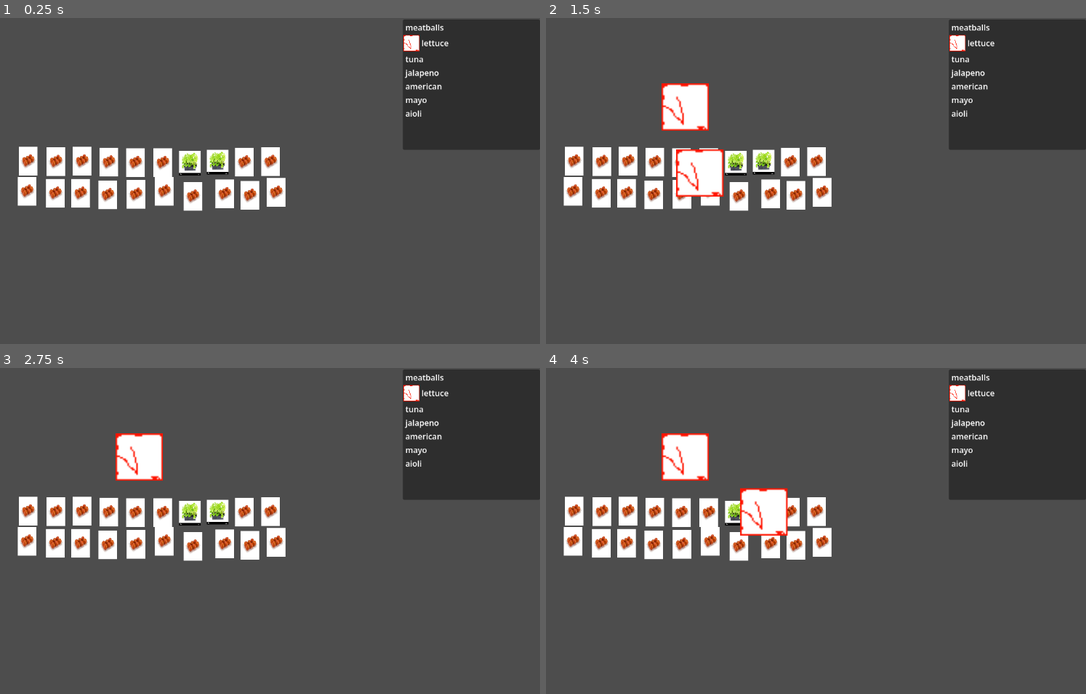
Above: before the commit, frames 1-4 (two rows, left to right).
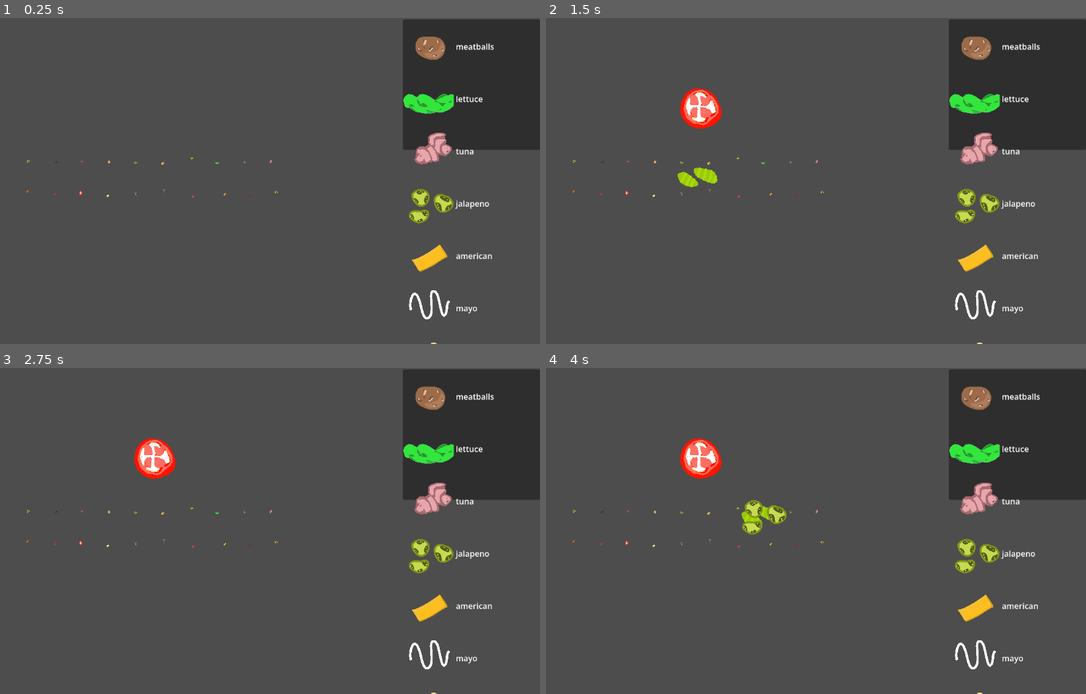
Above: after the commit, the same moments.

Repository: fwu10/github
Game: Godot game, scene res://main.tscn
Two runs of this game, one before a commit and one after it. Both use one fixed random seed, a clock stepped at 60 frames per second and the inputs below. This scene is started directly instead of the project's main scene.
Inputs (mouse positions are in pixels of both pictures, inside the frame that each line leads up to):
- Up to frame 1 (0.25 s): no input
- Up to frame 2 (1.5 s): tap Enter at 0.5 s; drag from (627, 194) to (713, 106) at 0.52 s; tap Space at 1.25 s; drag from (735, 161) to (627, 194) at 1.27 s
- Up to frame 3 (2.75 s): move the mouse to (216, 511) at 2.02 s; click (216, 511) at 2.17 s
- Up to frame 4 (4 s): tap Enter at 2.75 s; drag from (600, 544) to (735, 511) at 2.77 s; drag from (573, 511) to (762, 511) at 3.52 s

The runs differ from the first frame. In frame 1, 9.1% of the frame differs, in the area x 3-92%, y 2-100%; in frame 2, 11%; in frame 3, 10%; in frame 4, 11%.

Commit message:
Added Texture for Moving Ingredients

Diff:
--- a/new-deli/host_ingredient.tscn
+++ b/new-deli/host_ingredient.tscn
@@ -1,30 +1,10 @@
 [gd_scene format=3 uid="uid://dwi7h75gypymq"]
 
 [ext_resource type="Script" uid="uid://c8gp4proalyaa" path="res://ingredient.gd" id="1_0wu4t"]
-[ext_resource type="Texture2D" uid="uid://de03o58u0rwcy" path="res://lettuce_tray.jpg" id="2_qpwhh"]
-[ext_resource type="Texture2D" uid="uid://c3gq12iv0vp4l" path="res://images.jpg" id="3_qpwhh"]
+[ext_resource type="SpriteFrames" uid="uid://dtkcmej3d10qj" path="res://ingredients.tres" id="2_h3hq5"]
 
 [sub_resource type="RectangleShape2D" id="RectangleShape2D_0xm2m"]
 size = Vector2(43.5, 45)
-
-[sub_resource type="SpriteFrames" id="SpriteFrames_qpwhh"]
-animations = [{
-"frames": [{
-"duration": 1.0,
-"texture": ExtResource("2_qpwhh")
-}],
-"loop": true,
-"name": &"lettuce",
-"speed": 5.0
-}, {
-"frames": [{
-"duration": 1.0,
-"texture": ExtResource("3_qpwhh")
-}],
-"loop": true,
-"name": &"tomato",
-"speed": 5.0
-}]
 
 [node name="ingredients" type="Node2D" unique_id=1965745833]
 script = ExtResource("1_0wu4t")
@@ -37,7 +17,7 @@
 [node name="AnimatedSprite2D" type="AnimatedSprite2D" parent="." unique_id=896240070]
 position = Vector2(-0.4999988, 0.49999952)
 scale = Vector2(0.06646059, 0.10359409)
-sprite_frames = SubResource("SpriteFrames_qpwhh")
+sprite_frames = ExtResource("2_h3hq5")
 animation = &"lettuce"
 
 [connection signal="input_event" from="Area2D" to="." method="_on_area_2d_input_event"]
--- a/new-deli/ingredients.tres
+++ b/new-deli/ingredients.tres
@@ -1,12 +1,103 @@
 [gd_resource type="SpriteFrames" format=3 uid="uid://dtkcmej3d10qj"]
 
-[ext_resource type="Texture2D" uid="uid://bacuos4jemb5c" path="res://tomato.png" id="1_g1nhd"]
+[ext_resource type="Texture2D" uid="uid://dh0up10rr627g" path="res://Ingredients_moving/aioli.png" id="1_ih7qk"]
+[ext_resource type="Texture2D" uid="uid://c1i2k6lpouj30" path="res://Ingredients_moving/american.png" id="2_yh3da"]
+[ext_resource type="Texture2D" uid="uid://5o2ca7c8xpm6" path="res://Ingredients_moving/capcicum.png" id="3_rlv7e"]
+[ext_resource type="Texture2D" uid="uid://cme1pc71bhq60" path="res://Ingredients_moving/Cheddar.png" id="4_tivwd"]
+[ext_resource type="Texture2D" uid="uid://m2aic7f8cpfc" path="res://Ingredients_moving/chicken.png" id="5_wnwu1"]
+[ext_resource type="Texture2D" uid="uid://clrtd3s4tkqvf" path="res://Ingredients_moving/edam.png" id="6_b6bwm"]
+[ext_resource type="Texture2D" uid="uid://4w7uiq1wws1c" path="res://Ingredients_moving/hot_sauce.png" id="7_1rknq"]
+[ext_resource type="Texture2D" uid="uid://dubjhboupq734" path="res://Ingredients_moving/jalapeno.png" id="8_5pyf2"]
+[ext_resource type="Texture2D" uid="uid://bofcwf4uols7s" path="res://Ingredients_moving/ketchup.png" id="9_3g12n"]
+[ext_resource type="Texture2D" uid="uid://dskx325yksaoc" path="res://Ingredients_moving/mayo.png" id="10_qvhw5"]
+[ext_resource type="Texture2D" uid="uid://b2ucwx1xik67n" path="res://Ingredients_moving/lettuce.png" id="10_rlv7e"]
+[ext_resource type="Texture2D" uid="uid://c4o4tj0q2u6i2" path="res://Ingredients_moving/meatballs.png" id="11_h1581"]
+[ext_resource type="Texture2D" uid="uid://nsh5ova13nv7" path="res://Ingredients_moving/mustard.png" id="12_pfiov"]
+[ext_resource type="Texture2D" uid="uid://bukj0kan0htu7" path="res://Ingredients_moving/olives.png" id="13_wq0ku"]
+[ext_resource type="Texture2D" uid="uid://bhcagt4cxmerd" path="res://Ingredients_moving/onions.png" id="14_2qwt0"]
+[ext_resource type="Texture2D" uid="uid://bk43fdiq71plu" path="res://Ingredients_moving/pickles.png" id="15_sce2a"]
+[ext_resource type="Texture2D" uid="uid://se77tu4qy3bi" path="res://Ingredients_moving/relish.png" id="16_oxqkd"]
+[ext_resource type="Texture2D" uid="uid://dajv1bqshj03s" path="res://Ingredients_moving/steak.png" id="17_0tr43"]
+[ext_resource type="Texture2D" uid="uid://biwyv5mbr2f16" path="res://Ingredients_moving/tuna.png" id="18_672yf"]
+[ext_resource type="Texture2D" uid="uid://dsrfrcrtoerl5" path="res://Ingredients_moving/tomato.png" id="18_ih7qk"]
 
 [resource]
 animations = [{
 "frames": [{
 "duration": 1.0,
-"texture": ExtResource("1_g1nhd")
+"texture": ExtResource("1_ih7qk")
+}],
+"loop": true,
+"name": &"aioli",
+"speed": 5.0
+}, {
+"frames": [{
+"duration": 1.0,
+"texture": ExtResource("2_yh3da")
+}],
+"loop": true,
+"name": &"american",
+"speed": 5.0
+}, {
+"frames": [{
+"duration": 1.0,
+"texture": ExtResource("3_rlv7e")
+}],
+"loop": true,
+"name": &"capcicum",
+"speed": 5.0
+}, {
+"frames": [{
+"duration": 1.0,
+"texture": ExtResource("4_tivwd")
+}],
+"loop": true,
+"name": &"cheddar",
+"speed": 5.0
+}, {
+"frames": [{
+"duration": 1.0,
+"texture": ExtResource("5_wnwu1")
+}],
+"loop": true,
+"name": &"chicken",
+"speed": 5.0
+}, {
+"frames": [{
+"duration": 1.0,
+"texture": ExtResource("6_b6bwm")
+}],
+"loop": true,
+"name": &"edam",
+"speed": 5.0
+}, {
+"frames": [{
+"duration": 1.0,
+"texture": ExtResource("7_1rknq")
+}],
+"loop": true,
+"name": &"hot_sauce",
+"speed": 5.0
+}, {
+"frames": [{
+"duration": 1.0,
+"texture": ExtResource("8_5pyf2")
+}],
+"loop": true,
+"name": &"jalapeno",
+"speed": 5.0
+}, {
+"frames": [{
+"duration": 1.0,
+"texture": ExtResource("9_3g12n")
+}],
+"loop": true,
+"name": &"ketchup",
+"speed": 5.0
+}, {
+"frames": [{
+"duration": 1.0,
+"texture": ExtResource("10_rlv7e")
 }],
 "loop": true,
 "name": &"lettuce",
@@ -14,9 +105,81 @@
 }, {
 "frames": [{
 "duration": 1.0,
-"texture": ExtResource("1_g1nhd")
+"texture": ExtResource("10_qvhw5")
+}],
+"loop": true,
+"name": &"mayo",
+"speed": 5.0
+}, {
+"frames": [{
+"duration": 1.0,
+"texture": ExtResource("11_h1581")
+}],
+"loop": true,
+"name": &"meatballs",
+"speed": 5.0
+}, {
+"frames": [{
+"duration": 1.0,
+"texture": ExtResource("12_pfiov")
+}],
+"loop": true,
+"name": &"mustard",
+"speed": 5.0
+}, {
+"frames": [{
+"duration": 1.0,
+"texture": ExtResource("13_wq0ku")
+}],
+"loop": true,
+"name": &"olives",
+"speed": 5.0
+}, {
+"frames": [{
+"duration": 1.0,
+"texture": ExtResource("14_2qwt0")
+}],
+"loop": true,
+"name": &"onions",
+"speed": 5.0
+}, {
+"frames": [{
+"duration": 1.0,
+"texture": ExtResource("15_sce2a")
+}],
+"loop": true,
+"name": &"pickles",
+"speed": 5.0
+}, {
+"frames": [{
+"duration": 1.0,
+"texture": ExtResource("16_oxqkd")
+}],
+"loop": true,
+"name": &"relish",
+"speed": 5.0
+}, {
+"frames": [{
+"duration": 1.0,
+"texture": ExtResource("17_0tr43")
+}],
+"loop": true,
+"name": &"steak",
+"speed": 5.0
+}, {
+"frames": [{
+"duration": 1.0,
+"texture": ExtResource("18_ih7qk")
 }],
 "loop": true,
 "name": &"tomato",
 "speed": 5.0
+}, {
+"frames": [{
+"duration": 1.0,
+"texture": ExtResource("18_672yf")
+}],
+"loop": true,
+"name": &"tuna",
+"speed": 5.0
 }]
--- a/new-deli/ingredients.tscn
+++ b/new-deli/ingredients.tscn
@@ -10,14 +10,14 @@
 script = ExtResource("1_wtcfe")
 
 [node name="AnimatedSprite2D" type="AnimatedSprite2D" parent="." unique_id=815411615]
-position = Vector2(4.7683716e-07, 9.536743e-07)
-scale = Vector2(2.9375, 2.9375)
+position = Vector2(-4, 6)
 sprite_frames = ExtResource("2_hhmh7")
 animation = &"lettuce"
 
 [node name="Area2D" type="Area2D" parent="." unique_id=623153238]
 
 [node name="CollisionShape2D" type="CollisionShape2D" parent="Area2D" unique_id=638841702]
+position = Vector2(-2, 1)
 shape = SubResource("RectangleShape2D_y32ns")
 
 [connection signal="area_entered" from="Area2D" to="." method="_on_area_2d_area_entered"]
--- a/new-deli/main.tscn
+++ b/new-deli/main.tscn
@@ -23,80 +23,81 @@
 position = Vector2(241, 348)
 ingredient_type = "tomato"
 
-[node name="lettuce" parent="Bench1" unique_id=1446925162 instance=ExtResource("1_ig7tw")]
-position = Vector2(458, 288)
-ingredient_type = "lettuce"
-
 [node name="pickles" parent="Bench1" unique_id=1965745833 instance=ExtResource("1_ig7tw")]
-position = Vector2(513, 286)
+position = Vector2(462, 278)
+ingredient_type = "pickles"
 
 [node name="onions" parent="Bench1" unique_id=2131316429 instance=ExtResource("1_ig7tw")]
 position = Vector2(191, 348)
-ingredient_type = "tomato"
+ingredient_type = "onions"
 
 [node name="jalapenos" parent="Bench1" unique_id=1748117359 instance=ExtResource("1_ig7tw")]
 position = Vector2(137, 284)
-ingredient_type = "tomato"
+ingredient_type = "jalapeno"
 
 [node name="olives" parent="Bench1" unique_id=921865410 instance=ExtResource("1_ig7tw")]
 position = Vector2(192, 285)
-ingredient_type = "tomato"
+ingredient_type = "olives"
 
 [node name="capcicum" parent="Bench1" unique_id=668002391 instance=ExtResource("1_ig7tw")]
 position = Vector2(244, 284)
-ingredient_type = "tomato"
+ingredient_type = "capcicum"
 
 [node name="steak" parent="Bench1" unique_id=1079962756 instance=ExtResource("1_ig7tw")]
 position = Vector2(577, 352)
-ingredient_type = "tomato"
+ingredient_type = "steak"
 
 [node name="chicken" parent="Bench1" unique_id=861367503 instance=ExtResource("1_ig7tw")]
 position = Vector2(297, 286)
-ingredient_type = "tomato"
+ingredient_type = "chicken"
 
 [node name="tuna" parent="Bench1" unique_id=1299016641 instance=ExtResource("1_ig7tw")]
 position = Vector2(618, 285)
-ingredient_type = "tomato"
+ingredient_type = "tuna"
 
 [node name="meatballs" parent="Bench1" unique_id=1633979613 instance=ExtResource("1_ig7tw")]
 position = Vector2(566, 286)
-ingredient_type = "tomato"
+ingredient_type = "meatballs"
 
 [node name="cheddar" parent="Bench1" unique_id=1222944189 instance=ExtResource("1_ig7tw")]
 position = Vector2(404, 287)
-ingredient_type = "tomato"
+ingredient_type = "cheddar"
 
 [node name="american" parent="Bench1" unique_id=663178595 instance=ExtResource("1_ig7tw")]
 position = Vector2(527, 349)
-ingredient_type = "tomato"
+ingredient_type = "american"
 
 [node name="edam" parent="Bench1" unique_id=1639008825 instance=ExtResource("1_ig7tw")]
 position = Vector2(295, 351)
-ingredient_type = "tomato"
+ingredient_type = "edam"
 
 [node name="ketchup" parent="Bench1" unique_id=669465183 instance=ExtResource("1_ig7tw")]
 position = Vector2(464, 354)
-ingredient_type = "tomato"
+ingredient_type = "ketchup"
 
 [node name="mayo" parent="Bench1" unique_id=1499343112 instance=ExtResource("1_ig7tw")]
 position = Vector2(351, 350)
-ingredient_type = "tomato"
+ingredient_type = "mayo"
 
 [node name="aioli" parent="Bench1" unique_id=229283149 instance=ExtResource("1_ig7tw")]
 position = Vector2(407, 344)
-ingredient_type = "tomato"
+ingredient_type = "aioli"
 
-[node name="hotsauce" parent="Bench1" unique_id=1529647703 instance=ExtResource("1_ig7tw")]
+[node name="hot_sauce" parent="Bench1" unique_id=1529647703 instance=ExtResource("1_ig7tw")]
 position = Vector2(135, 344)
-ingredient_type = "tomato"
+ingredient_type = "hot_sauce"
 
-[node name="mint_sauce" parent="Bench1" unique_id=1784230018 instance=ExtResource("1_ig7tw")]
+[node name="relish" parent="Bench1" unique_id=1784230018 instance=ExtResource("1_ig7tw")]
 position = Vector2(350, 287)
-ingredient_type = "tomato"
+ingredient_type = "relish"
 
-[node name="ingredients21" parent="Bench1" unique_id=723822450 instance=ExtResource("1_ig7tw")]
+[node name="mustard" parent="Bench1" unique_id=723822450 instance=ExtResource("1_ig7tw")]
 position = Vector2(629, 346)
-ingredient_type = "tomato"
+ingredient_type = "mustard"
+
+[node name="lettuce" parent="Bench1" unique_id=1064231243 instance=ExtResource("1_ig7tw")]
+position = Vector2(512, 287)
+ingredient_type = "lettuce"
 
 [node name="Area2D" type="Area2D" parent="." unique_id=276369202]
 script = ExtResource("4_lquwl")
--- a/new-deli/required_ingredients.gd
+++ b/new-deli/required_ingredients.gd
@@ -4,7 +4,7 @@
 var placed_ingredients: Dictionary = {}
 var order_ui: Dictionary = {}
 var all_ingredients_types:= ["tomato", "lettuce","chedder","american","pickles","onions","jalapeno","olives","steak","chicken","tuna","meatballs","capcicum","edam"]
-var all_sauce_types:= ["ketchup","mayo","aioli","sweet_sour","hot_sauce","mint_sauce"]
+var all_sauce_types:= ["ketchup","mayo","aioli","mustard","hot_sauce","relish"]
 
 @onready var vbox = $Control/Panel/VBoxContainer
 var order_item_scene = preload("res://order_item.tscn")
Binary file added: new-deli/Ingredients_moving/Cheddar.png
Not shown, added: new-deli/Ingredients_moving/Cheddar.png.import
Binary file added: new-deli/Ingredients_moving/aioli.png
Not shown, added: new-deli/Ingredients_moving/aioli.png.import
Binary file added: new-deli/Ingredients_moving/american.png
Not shown, changed: new-deli/Ingredients_moving/american.png.import
Binary file added: new-deli/Ingredients_moving/capcicum.png
Not shown, added: new-deli/Ingredients_moving/capcicum.png.import
Binary file added: new-deli/Ingredients_moving/chicken.png
Not shown, added: new-deli/Ingredients_moving/chicken.png.import
Binary file added: new-deli/Ingredients_moving/edam.png
Not shown, added: new-deli/Ingredients_moving/edam.png.import
(and 33 more such lines)
